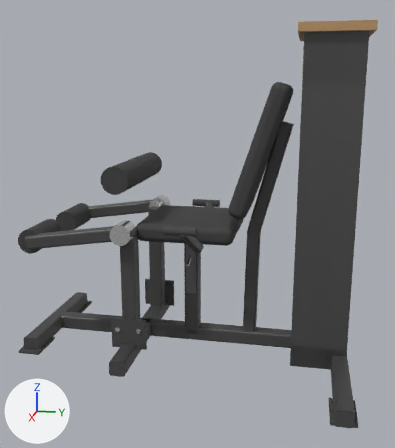
What one commit did to the glTF model catalogs/ludus/models/LD-B016/model.glb.
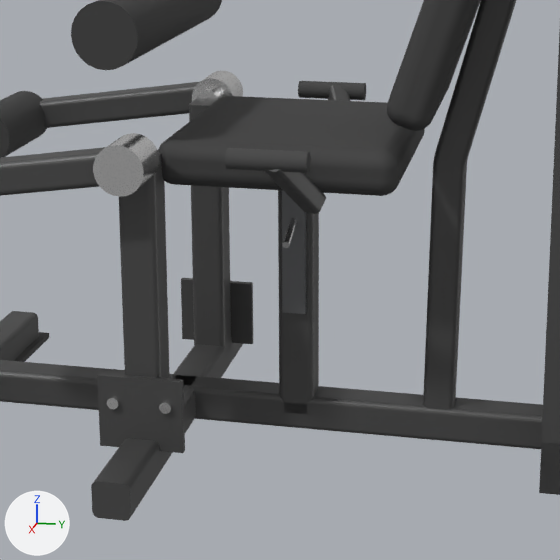
Each version appears first whole from a 50 mm camera at (2.46, 0.523, 1.195) aimed at (0.027, 0.036, 0.587), and next in a close-up on the part from 18% to 76% of the width and 37% to 88% of the height. Lighting does not change. The marker at lower left points along +X, +Y and +Z. The last two pictures show the newer version. Where no turn or scale is listed for an object, it has been applied to the vertices.

Objects in the first close-up: 'Mesh_0', 'Mesh_0.001', 'Mesh_0.002', 'arm_left_bar', 'backrest_pad', 'backrest_support_tube', 'base_spine', 'gusset', 'seat_pad', 'seat_post', 'thigh_pad_roller', 'tower_side.001' and 17 more.
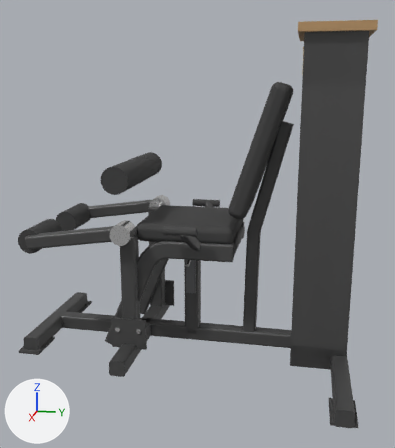
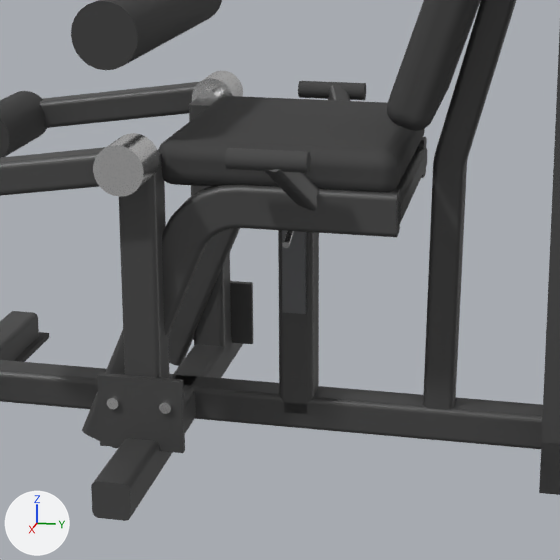
Pixel boxes [x1, y1, x2, y2] of what changed, in the close-ups (560 x 560 px):
'seat_rail_tube.001', added: after [82, 185, 400, 448]
'seat_rail_tube', added (mostly hidden): after [169, 137, 427, 366]
'Mesh_13', added: after [396, 147, 427, 225]
'Mesh_0.001', unchanged, covered by the edit: [189, 99, 231, 356] in both

The change, as a diff of the scene's bpy script:
```diff
--- a/catalogs/ludus/models/LD-B016/model.glb.py
+++ b/catalogs/ludus/models/LD-B016/model.glb.py
@@ me_mesh_13_1 @@
+me_mesh_13_1.from_pydata(...)  # 56 vertices, 108 faces; spans x -0.2..0.2, y -0.025..0.025, z -0.025..0.025
+me_mesh_13_1.materials.append(mat_frame)  # dark grey #535353
@@ me_mesh_12_1 @@
+me_mesh_12_1.from_pydata(...)  # 128 vertices, 252 faces; spans x 0.175..0.225, y -0.397..0.2, z 0.019..0.55
+me_mesh_12_1.materials.append(mat_frame)  # dark grey #535353
@@ me_mesh_11_1 @@
+me_mesh_11_1.from_pydata(...)  # 128 vertices, 252 faces; spans x -0.225..-0.175, y -0.397..0.2, z 0.019..0.55
+me_mesh_11_1.materials.append(mat_frame)  # dark grey #535353
@@ ob_mesh_13 @@
+ob_mesh_13 = bpy.data.objects.new('Mesh_13', me_mesh_13_1)
+ob_mesh_13.location = (0.0, 0.207, 0.51)
@@ ob_seat_rail_tube_001 @@
+ob_seat_rail_tube_001 = bpy.data.objects.new('seat_rail_tube.001', me_mesh_12_1)
+ob_seat_rail_tube_001.location = (0.0, 0.027, 0.0)
@@ ob_seat_rail_tube @@
+ob_seat_rail_tube = bpy.data.objects.new('seat_rail_tube', me_mesh_11_1)
+ob_seat_rail_tube.location = (0.0, 0.027, 0.0)
```
